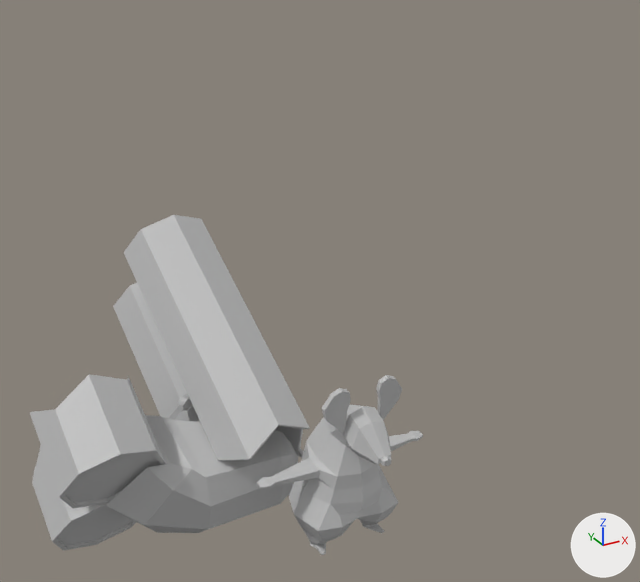
One commit to the FBX model Content/Ratas/FBX/SkinnyRat/SkinnyRat_armed.fbx: the scene before it, then after it.
Before and after are seen from a 50 mm camera at (-2.34, -3.96, 3.32) aimed at (-0.04, 0.22, 1.23). Every picture has the same lights, and +X, +Y and +Z are marked at lower right.
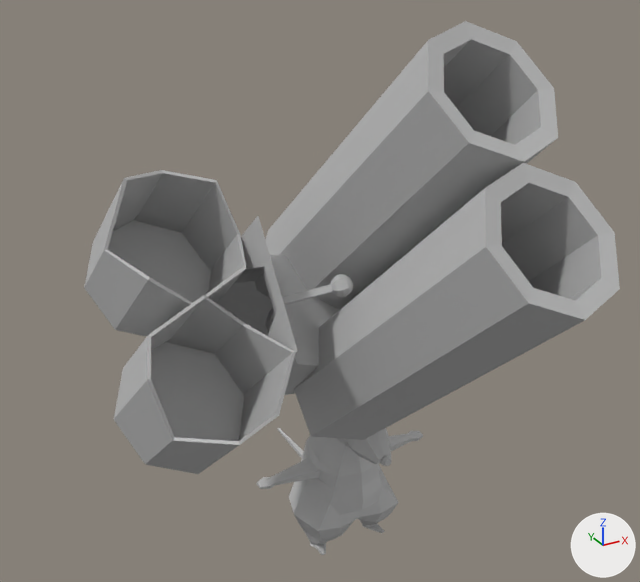
The change, as a diff of the scene's bpy script:
```diff
--- a/Content/Ratas/FBX/SkinnyRat/SkinnyRat_armed.fbx.py
+++ b/Content/Ratas/FBX/SkinnyRat/SkinnyRat_armed.fbx.py
@@ ob_cylinder_002 @@
 ob_cylinder_002 = bpy.data.objects.new('Cylinder.002', me_cylinder_011)
-ob_cylinder_002.location = (-1.323, 1.321, -0.09)
-ob_cylinder_002.rotation_euler = (-1.544, 1.017, 1.647)  # degrees (-88, 58, 94)
+ob_cylinder_002.location = (-1.071, -0.397, 1.851)
+ob_cylinder_002.rotation_euler = (-1.429, -0.809, 1.487)  # degrees (-82, -46, 85)
@@ ob_cylinder_004 @@
 ob_cylinder_004 = bpy.data.objects.new('Cylinder.004', me_cylinder_013)
-ob_cylinder_004.location = (-0.304, 0.783, -0.469)
-ob_cylinder_004.rotation_euler = (-1.544, 1.017, 1.647)  # degrees (-88, 58, 94)
+ob_cylinder_004.location = (-0.138, 0.126, 1.279)
+ob_cylinder_004.rotation_euler = (-1.429, -0.809, 1.487)  # degrees (-82, -46, 85)
```

What differs and where, as boxes (x1, y1, x2, y2) in the pictures (640 x 582 px):
'Cylinder.004', moved, turned: before (113, 215, 310, 495); after (255, 21, 620, 440)
'Cylinder.003', moved, turned: before (29, 374, 165, 551); after (84, 170, 296, 474)
'Cylinder.002', moved, turned: before (106, 376, 298, 533); after (216, 216, 339, 395)
'Cylinder.005', moved, turned: before (169, 395, 192, 420); after (282, 274, 353, 305)
